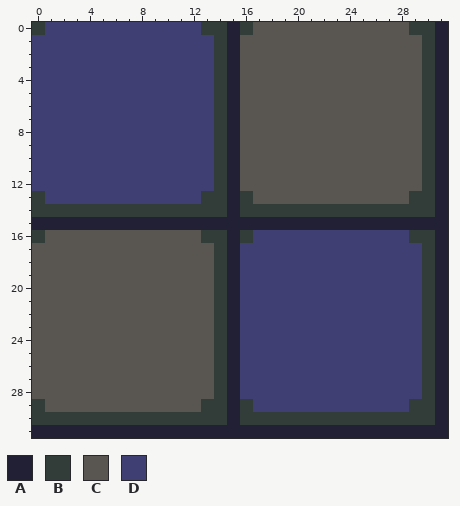
File history of a pixel-art sprite, Assets/tiles/floor0.png. The picture above is the old version.
The file is 32x32 pixels.
Palette (. is transparent): A #222034  B #323c39  C #595652  D #3f3f74
After:
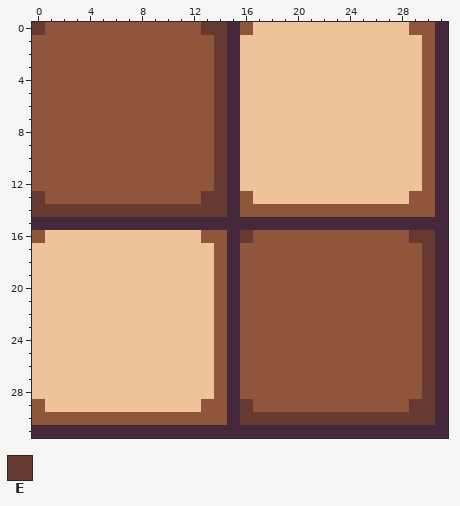
Colours new in this view: E #663931
Difference:
colour A: #222034 -> #45283c
colour C: #595652 -> #eec39a
colour D: #3f3f74 -> #8f563b
y 0: x 0 B -> E; x 13..14 BB -> EE; x 16 B -> D; x 29..30 BB -> DD
y 1..12: x 14 B -> E; x 30 B -> D
y 13: x 0 B -> E; x 13..14 BB -> EE; x 16 B -> D; x 29..30 BB -> DD
y 14: x 0..14 BBBBBBBBBBBBBBB -> EEEEEEEEEEEEEEE; x 16..30 BBBBBBBBBBBBBBB -> DDDDDDDDDDDDDDD
y 16: x 0 B -> D; x 13..14 BB -> DD; x 16 B -> E; x 29..30 BB -> EE
y 17..28: x 14 B -> D; x 30 B -> E
y 29: x 0 B -> D; x 13..14 BB -> DD; x 16 B -> E; x 29..30 BB -> EE
y 30: x 0..14 BBBBBBBBBBBBBBB -> DDDDDDDDDDDDDDD; x 16..30 BBBBBBBBBBBBBBB -> EEEEEEEEEEEEEEE
Pixel boxes of the changes (left, top, right, bottom) in both pictures:
changed: (32, 22, 448, 438)
